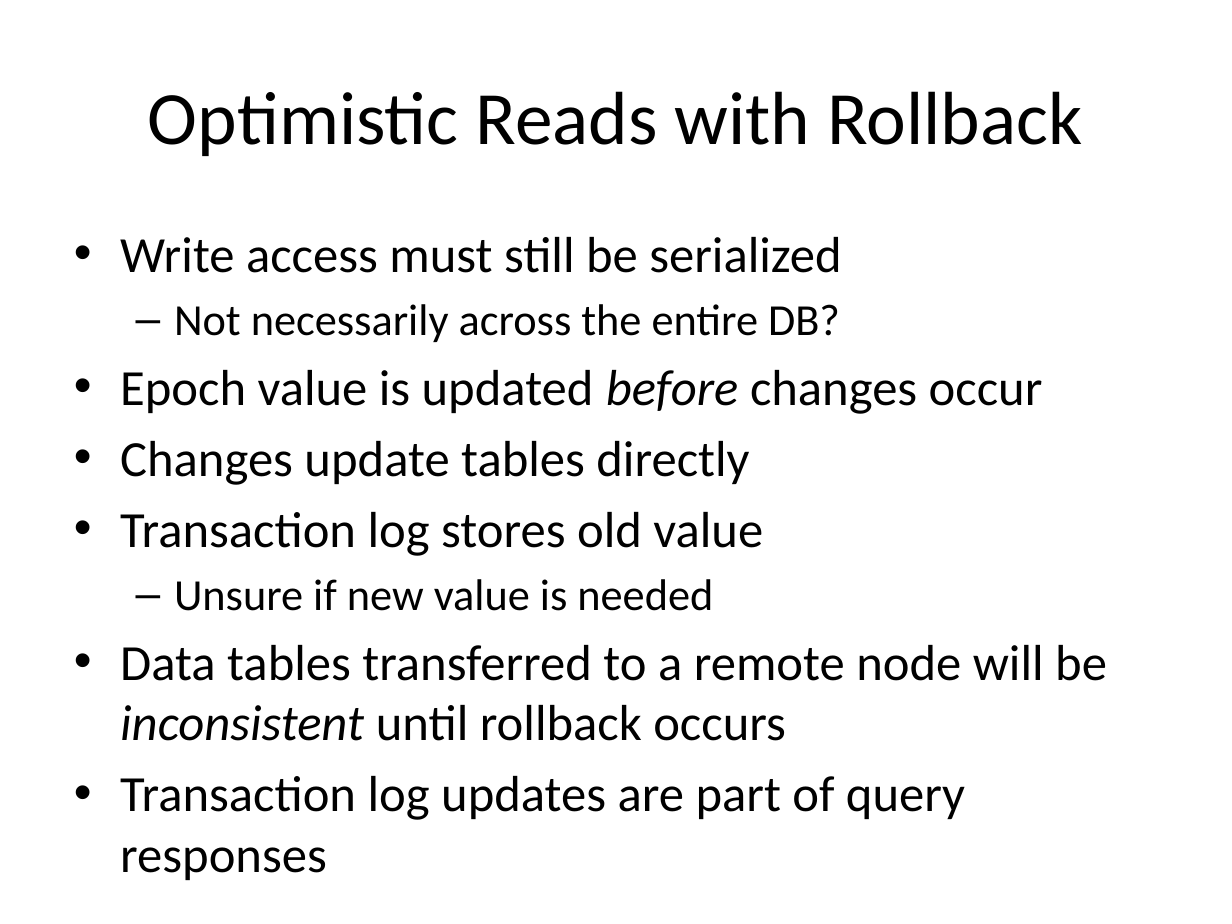
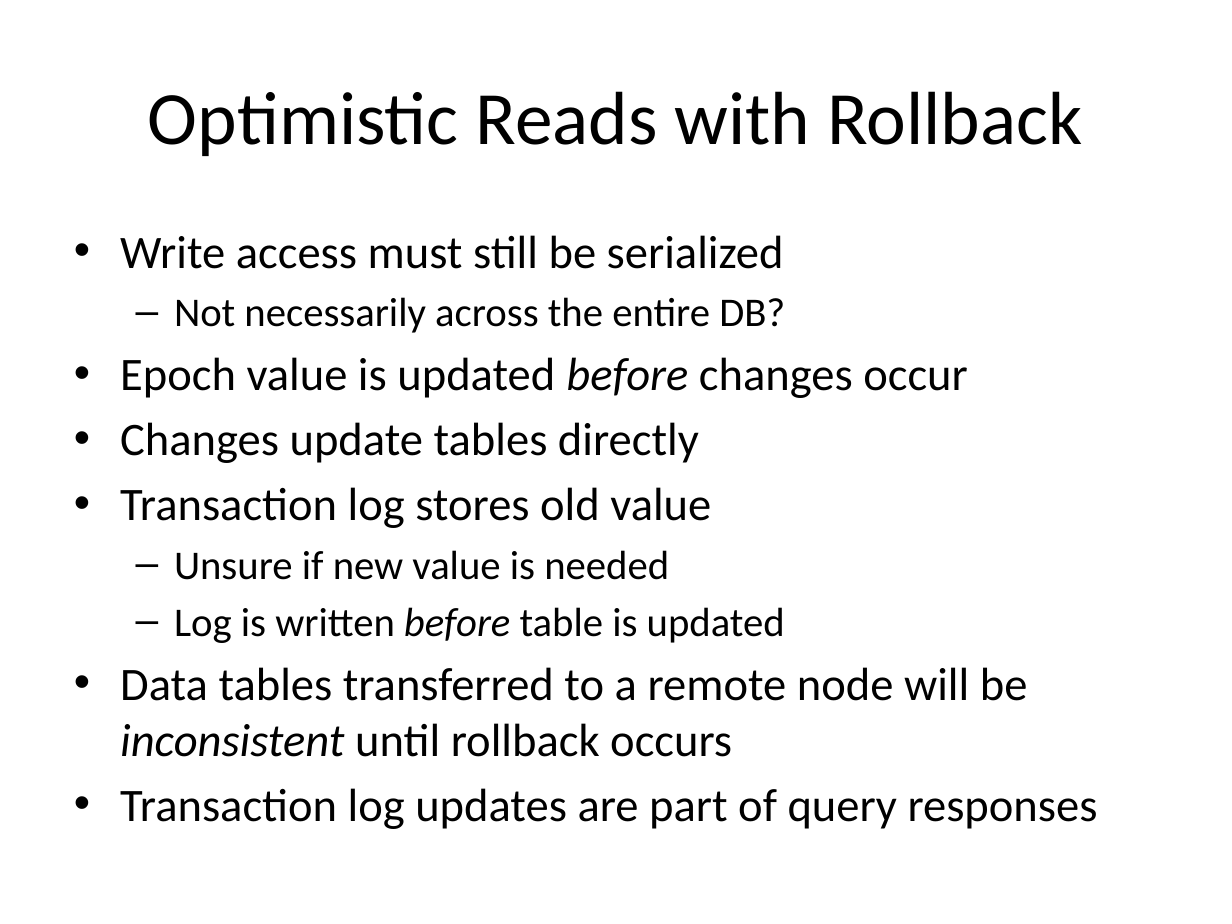
Before and after one commit to hnrose/ibssa2, a slide deck: slide 9 of design-docs/ssa_db.pptx (slide 8 before the commit). Drawn at 1232x924 pixels with LibreOffice and Linux fonts; fonts in the diff are those of the drawing. Boxes give left, top, right and bottom in pixels: in the first picture for what was removed or moved away, otherwise in the second. Text is boxed around its words. In the diff, an @@ line names an element or a change of style, - is before the commit and + after.

```diff
--- a/design-docs/ssa_db.pptx
+++ b/design-docs/ssa_db.pptx
@@ text at (x1=120, y1=235, x2=1098, y2=829): size 29.6 to 27.2 pt in "Write access must still be serialized", "Epoch value is updated before changes occur", "Changes update tables directly", "Transaction log stores old value" and 2 more places; size 25.9 to 23.8 pt in "Not necessarily across the entire DB?", "Unsure if new value is needed" @@
@@ text at (x1=174, y1=607, x2=785, y2=643): paragraph added @@
+  – Log is written before table is updated
```
Also in this commit, not shown: 1 other slide changed, 3 slides added.
